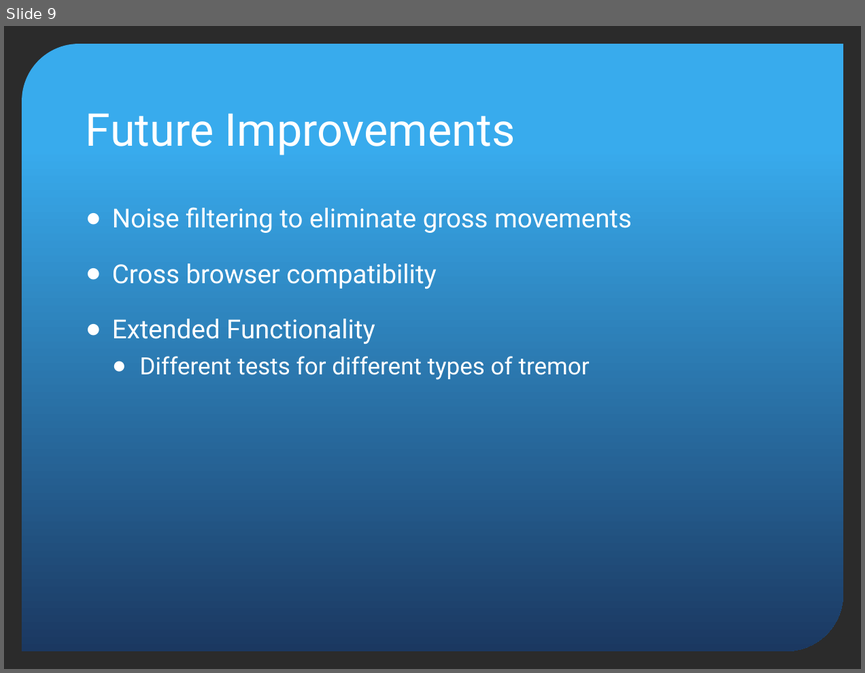
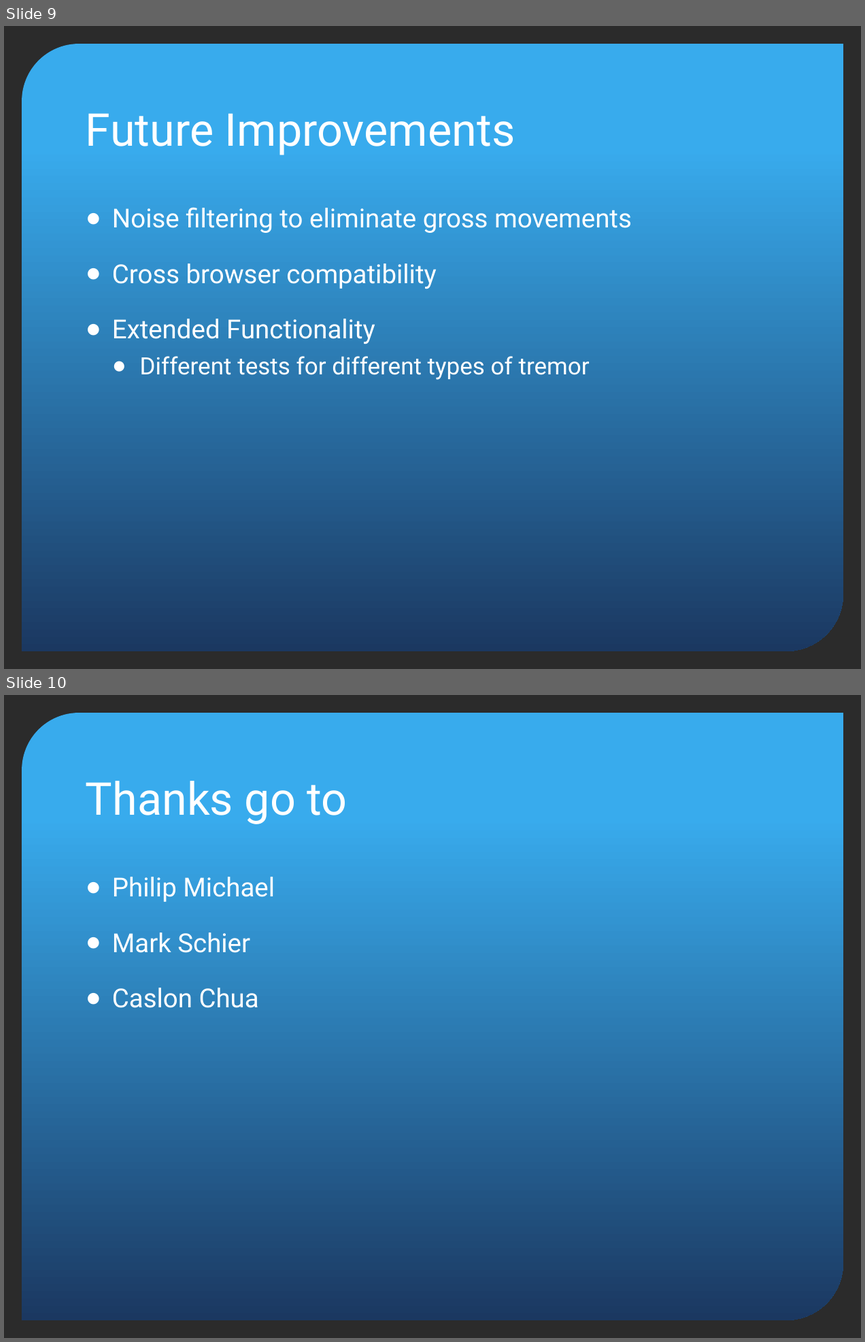
Before and after one commit to ngokylan/Leap-Motion, a slide deck: Presentaton slide/Final Presentation.pptx. Shown one above the other, each under a label of ours: slide 9 before the commit, slides 9 and 10 after it. The pictures are 865x673 and 865x1342 pixels, drawn with LibreOffice and Linux fonts; fonts in the diff are those of the drawing; background and template pictures are left out; a plain dark background stands for a picture behind light text. Boxes give left, top, right and bottom in pixels: in the first picture for what was removed or moved away, otherwise in the second. Text is boxed around its words. In the diff, an @@ line names an element or a change of style, - is before the commit and + after.

```diff
--- a/Presentaton slide/Final Presentation.pptx
+++ b/Presentaton slide/Final Presentation.pptx
@@ slide 10 added at [4, 695, 861, 1338], background picture (left out); not listed: 1 template element that a slide beside it also shows @@
@@ title added at [86, 781, 347, 824], 38 pt, text #FFFFFF @@
+Thanks go to
@@ text added at [112, 877, 275, 1008], 22 pt, text #FFFFFF @@
+● Philip Michael
+● Mark Schier
+● Caslon Chua
```
Also in this commit, not shown: 1 slide changed, 1 other file.
